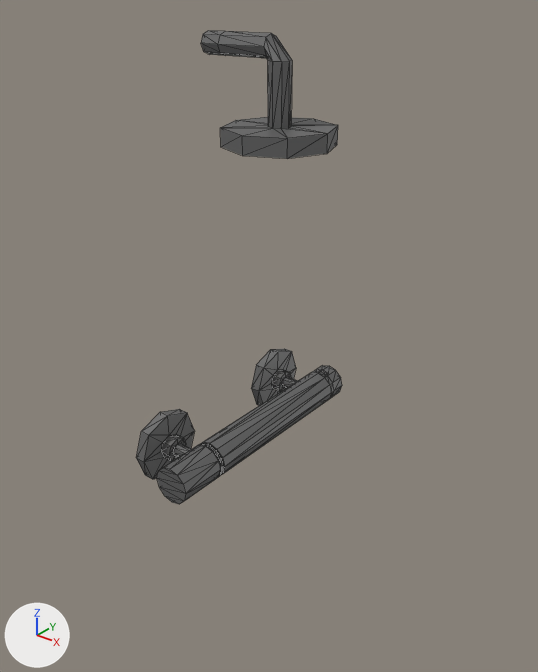
The glTF model blender/showerhead/export/showerhead.glb as it was, and as the next commit left it.
One viewpoint serves both versions: a 50 mm camera at (1.77, -2.97, 3.22) aimed at (-0.57, -0.04, 1.41). Arrows for +X, +Y and +Z are at lower left; the lights stay in place. Mesh edges are drawn as thin lines. Vertices at the same position are counted once.
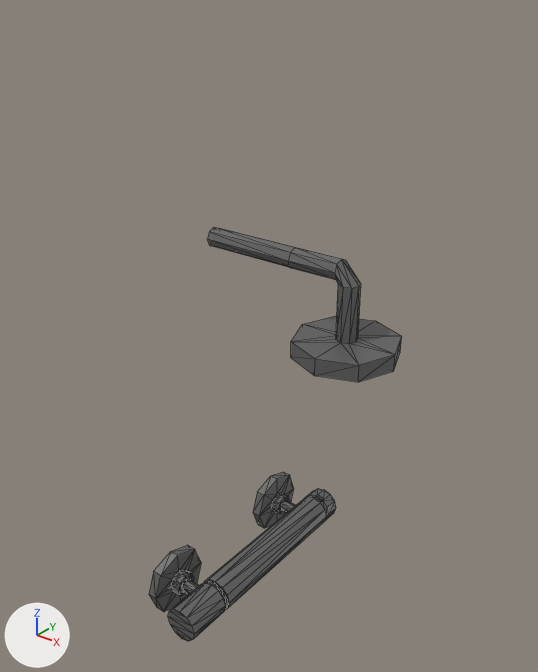
Pixel boxes (x1, y1, x2, y2) of what changed, in the pictures (538 x 672 px; the box of a moved part takes in the faces that stretch with it):
'Cylinder', reshaped (23% wider, 13% shorter): before (136, 30, 342, 504); after (149, 227, 402, 641)
part 1 of me_cylinder, moved or reshaped: before (251, 349, 298, 406); after (253, 472, 296, 529)
part 2 of me_cylinder, moved or reshaped: before (136, 366, 342, 504); after (150, 489, 336, 641)
part 3 of me_cylinder, moved or reshaped: before (201, 30, 225, 55); after (208, 227, 295, 267)
part 4 of me_cylinder, moved or reshaped: before (218, 31, 338, 159); after (288, 248, 402, 382)

Diff of the bpy script that builds the scene:
```diff
--- a/blender/showerhead/export/showerhead.glb.py
+++ b/blender/showerhead/export/showerhead.glb.py
@@ me_cylinder @@
 # used by ob_cylinder; location = (0.0, 0.0, 0.0)
-me_cylinder.from_pydata(...)  # 258 vertices, 500 faces; spans x -0.99..-0.25, y -0.75..0.74, z 0.57..2.97
+me_cylinder.from_pydata(...)  # 258 vertices, 500 faces; spans x -1.0..0.2, y -0.75..0.74, z -0.46..1.95
+# me_cylinder part 1: the loose piece of 50 vertices spanning x -0.99..-0.76, y 0.3..0.71, z 0.57..0.97 is moved by (0.0, 0.0, -1.03)
+# me_cylinder part 2: 150 of 258 vertices moved; they spanned x -0.99..-0.57, y -0.75..0.74, z 0.57..0.97 and now span x -0.99..-0.57, y -0.75..0.74, z -0.46..-0.05; mean shift (0.0, 0.0, -1.03); largest move (-0.59, -0.43, 0.8) -> (-0.59, 0.62, -0.23)
+# me_cylinder part 3: all 9 vertices in x -0.99, y -0.06..0.06, z 2.86..2.97 are moved by (-0.01, 0.0, -1.03)
+# me_cylinder part 4: all 49 vertices in x -0.88..-0.25, y -0.29..0.29, z 2.45..2.97 are moved by (0.45, 0.0, -1.03)
 me_cylinder.materials.append(mat_metal)
```
